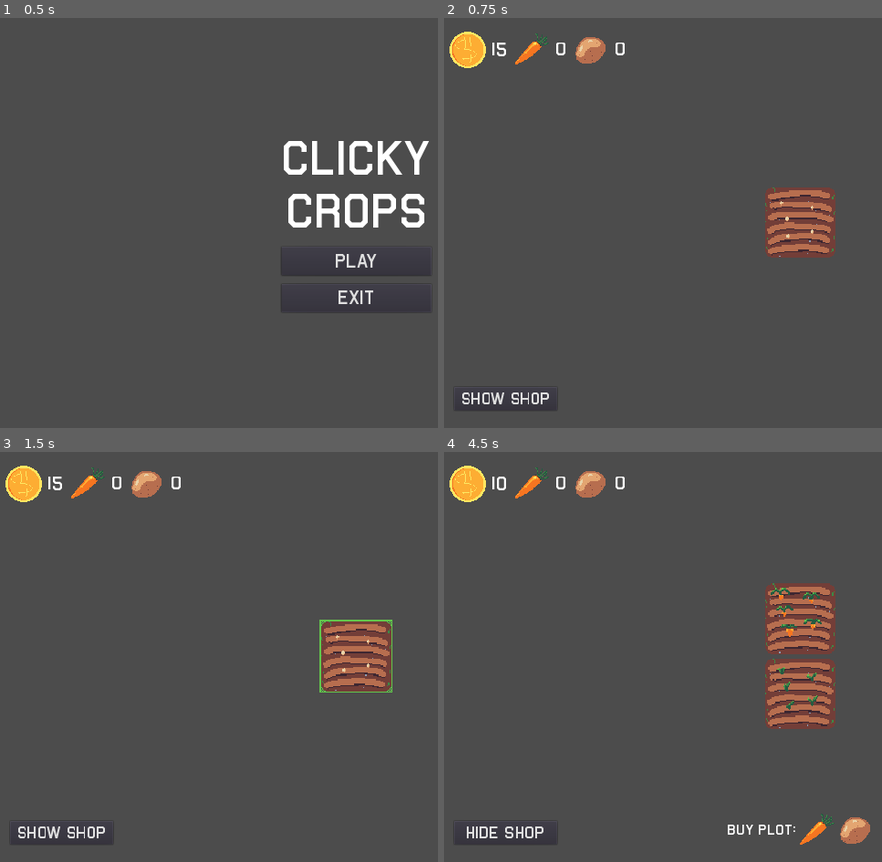
Above: before the commit, frames 1-4 (two rows, left to right).
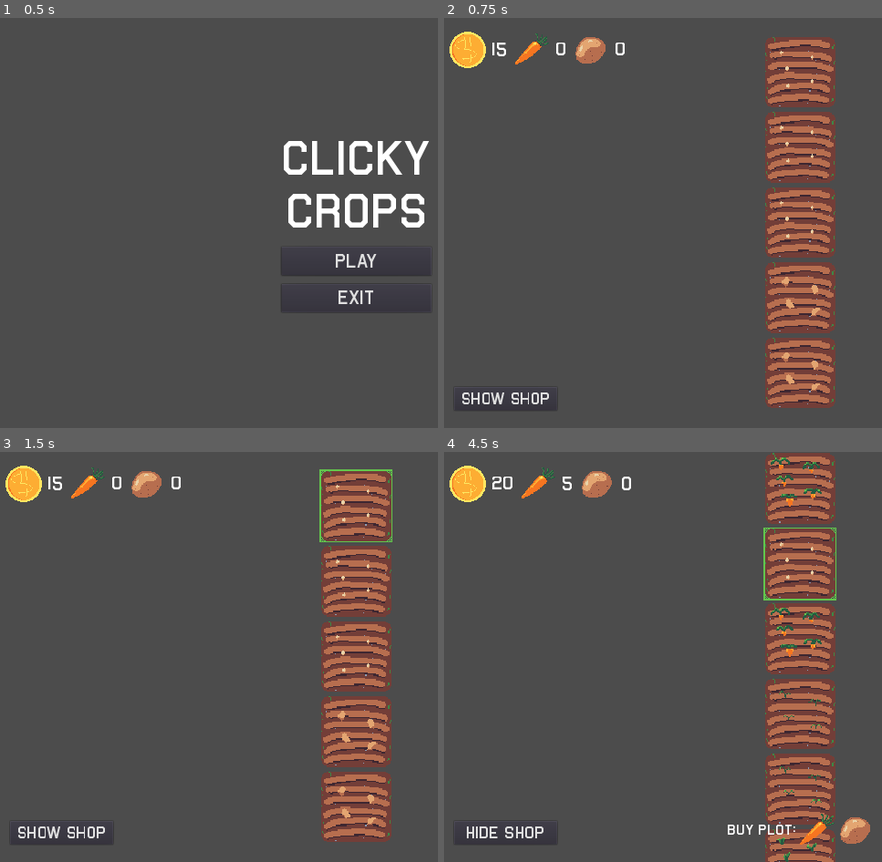
Above: after the commit, the same moments.

Repository: Dr-Diabolical/ClickyCrops
Game: Godot game, scene res://Scenes/MainMenu.tscn
Same seed, same stepped clock (60 frames per second), same inputs: the game is played once before the commit and once after it.
Inputs (mouse positions are in pixels of both pictures, inside the frame that each line leads up to; where the layout moved, square brackets give the same spot in the first picture):
- Up to frame 1 (0.5 s): no input
- Up to frame 2 (0.75 s): click "PLAY" at 0.5 s
- Up to frame 3 (1.5 s): click (354, 505) [354, 657] at 1.25 s
- Up to frame 4 (4.5 s): click "SHOW SHOP" at 2 s; click (816, 829) at 2.75 s; click (798, 693) at 3.52 s; click (798, 562) at 4.27 s

Frame 1 is identical in both runs. In frame 2, 11% of the frame differs, in the area x 73-90%, y 4-96%; in frame 3, 11%; in frame 4, 13%, in the area x 11-90%, y 0-100%.

Commit message:
Added saving and loading plots functionality
Upon clicking play, the game will now load the plots from a save file. Upon clicking the exit key, the game will now also save the plots to the save file.

Diff:
--- /dev/null
+++ b/Data/save.json
@@ -0,0 +1 @@
+{"plots":[{"plot_crop_name":"Carrots"},{"plot_crop_name":"Carrots"},{"plot_crop_name":"Carrots"},{"plot_crop_name":"Potatoes"},{"plot_crop_name":"Potatoes"}]}
--- a/Scripts/Farm.gd
+++ b/Scripts/Farm.gd
@@ -30,24 +30,24 @@
 onready var shop = $ShopDisplay/Shop
 onready var button_shop = $ShopButton
 
-signal save(save_data)
-
 # On ready, Creates initial plots
 func _ready():
 	get_crop_data()
-	starter_plots(initial_plot_amount)
+	load_save_plots()
 	update_resource_display()
 
 # Instantiates the inital amount of plots into the plots array
-func starter_plots(amount):
-	for i in amount:
+func load_save_plots():
+	var plot_data = get_save_data()
+	for i in plot_data.plots.size():
+		var index = crop_names.find(plot_data.plots[i].plot_crop_name, 0)
 		plots.append(plot.instance())
 		plot_node.add_child(plots[i])
 		plots[i].connect("crop_harvested", self, "add_to_resources")
-		plots[i].fill_plot(crop_names[0],
-						   crop_harvests[0],
-						   crop_grown_stages[0],
-						   crop_stage_lengths[0])
+		plots[i].fill_plot(crop_names[index],
+						   crop_harvests[index],
+						   crop_grown_stages[index],
+						   crop_stage_lengths[index])
 	update_columns()
 
 # Adds plot instances to the plots array
@@ -122,3 +122,21 @@
 		crop_harvests.append(crop_data.crops[i].harvest_amount)
 		crop_grown_stages.append(crop_data.crops[i].grown_stage)
 		crop_stage_lengths.append(crop_data.crops[i].stage_length)
+
+func get_save_data():
+	var file = File.new()
+	file.open("res://Data/save.json", file.READ)
+	var text = file.get_as_text()
+	file.close()
+	return parse_json(text)
+
+func save_data():
+	var data = get_save_data()
+	data.plots.clear()
+	var file = File.new()
+	file.open("res://Data/save.json", file.WRITE)
+	for i in plots.size():
+		var new_data = {"plot_crop_name": plots[i].crop_name}
+		data.plots.append(new_data)
+	file.store_line(to_json(data))
+	file.close()
--- a/Scripts/Game.gd
+++ b/Scripts/Game.gd
@@ -3,4 +3,5 @@
 # During game, if the user presses the exit action, exit the game
 func _process(_delta):
 	if (Input.is_action_pressed("exit")):
+		$Farm.save_data()
 		get_tree().quit()
--- a/Scripts/Plot.gd
+++ b/Scripts/Plot.gd
@@ -61,7 +61,7 @@
 
 # Checks if the crop stage is at the final grown stage
 func check_if_grown():
-	if (stage == grown_stage):
+	if (stage >= grown_stage):
 		is_grown = true
 		stage_timer.stop()
 
